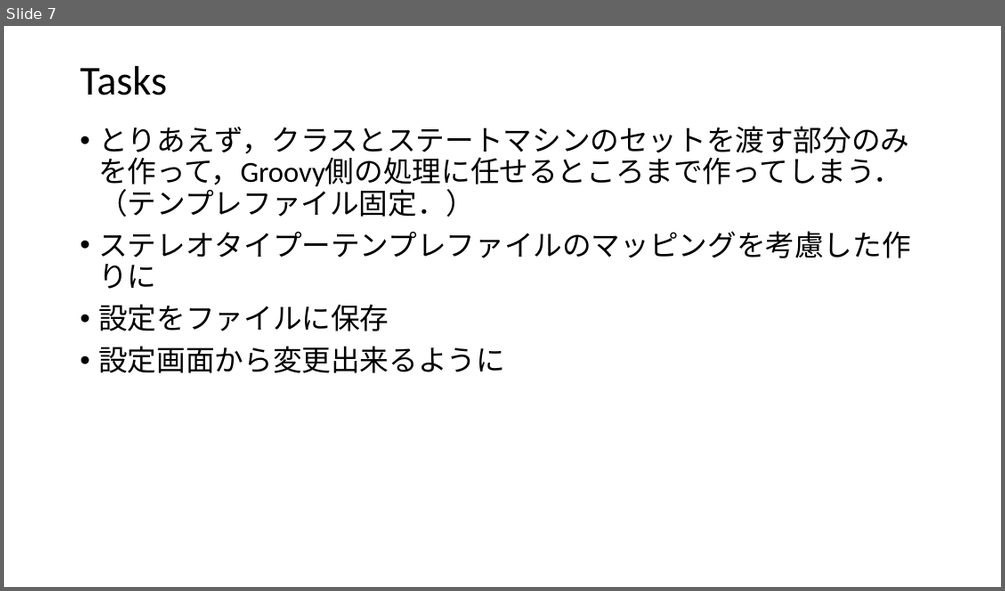
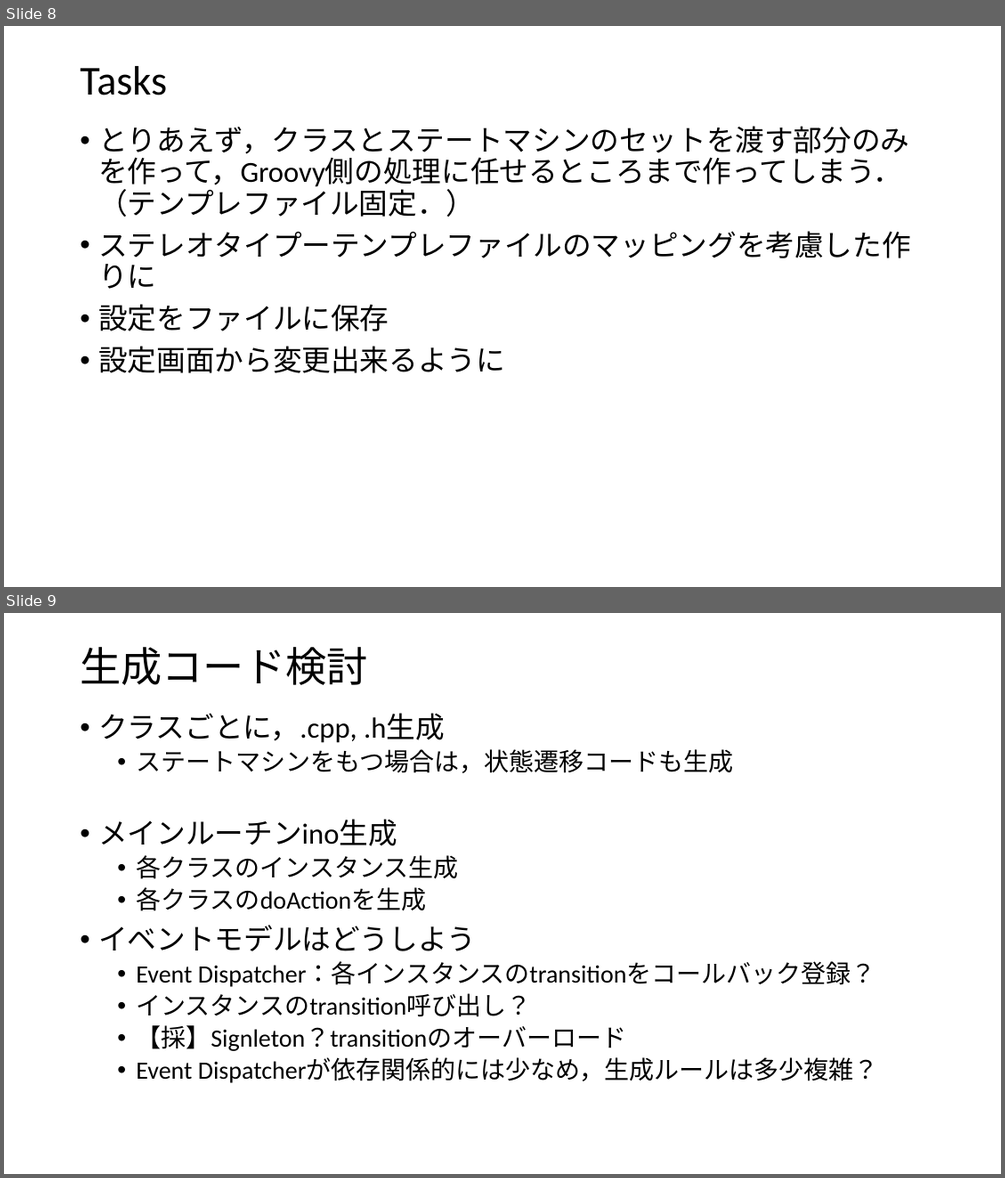
Before and after one commit to s-hosoai/astahm2t, a slide deck: astahm2t/UIdesign.pptx. Shown one above the other, each under a label of ours: slide 7 before the commit, slides 8 and 9 after it. The pictures are 1005x591 and 1005x1178 pixels, drawn with LibreOffice and Linux fonts; fonts in the diff are those of the drawing. Boxes give left, top, right and bottom in pixels: in the first picture for what was removed or moved away, otherwise in the second. Text is boxed around its words. In the diff, an @@ line names an element or a change of style, - is before the commit and + after.

Commit message:
Xtendへ移行 とりあえず，Groovyで生成できるところまで実装．

```diff
--- a/astahm2t/UIdesign.pptx
+++ b/astahm2t/UIdesign.pptx
@@ slide 9 added at bbox=[4, 613, 1001, 1174], background #FFFFFF @@
@@ title added at bbox=[80, 647, 367, 685], 39.6 pt, text #000000 @@
+生成コード検討
@@ text added at bbox=[98, 713, 878, 1083], 24 pt, text #000000 @@
+• クラスごとに，.cpp, .h生成
+  • ステートマシンをもつ場合は，状態遷移コードも生成
+• メインルーチンino生成
+  • 各クラスのインスタンス生成
+  • 各クラスのdoActionを生成
+• イベントモデルはどうしよう
+  • Event Dispatcher：各インスタンスのtransitionをコールバック登録？
+  • インスタンスのtransition呼び出し？
+  • 【採】Signleton？transitionのオーバーロード
+  • Event Dispatcherが依存関係的には少なめ，生成ルールは多少複雑？
@@ what was slide 7 is now slide 8 @@
```
Also in this commit, not shown: 1 other slide added, 46 other files.
